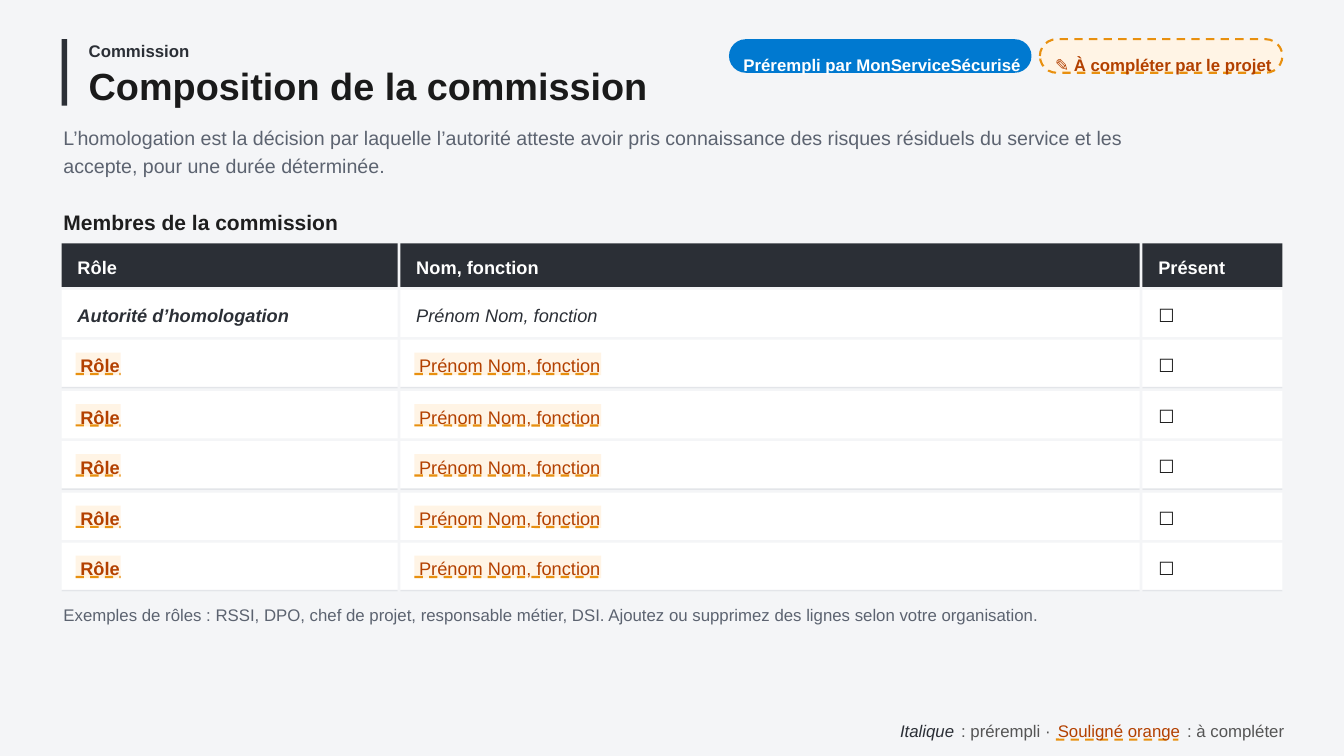
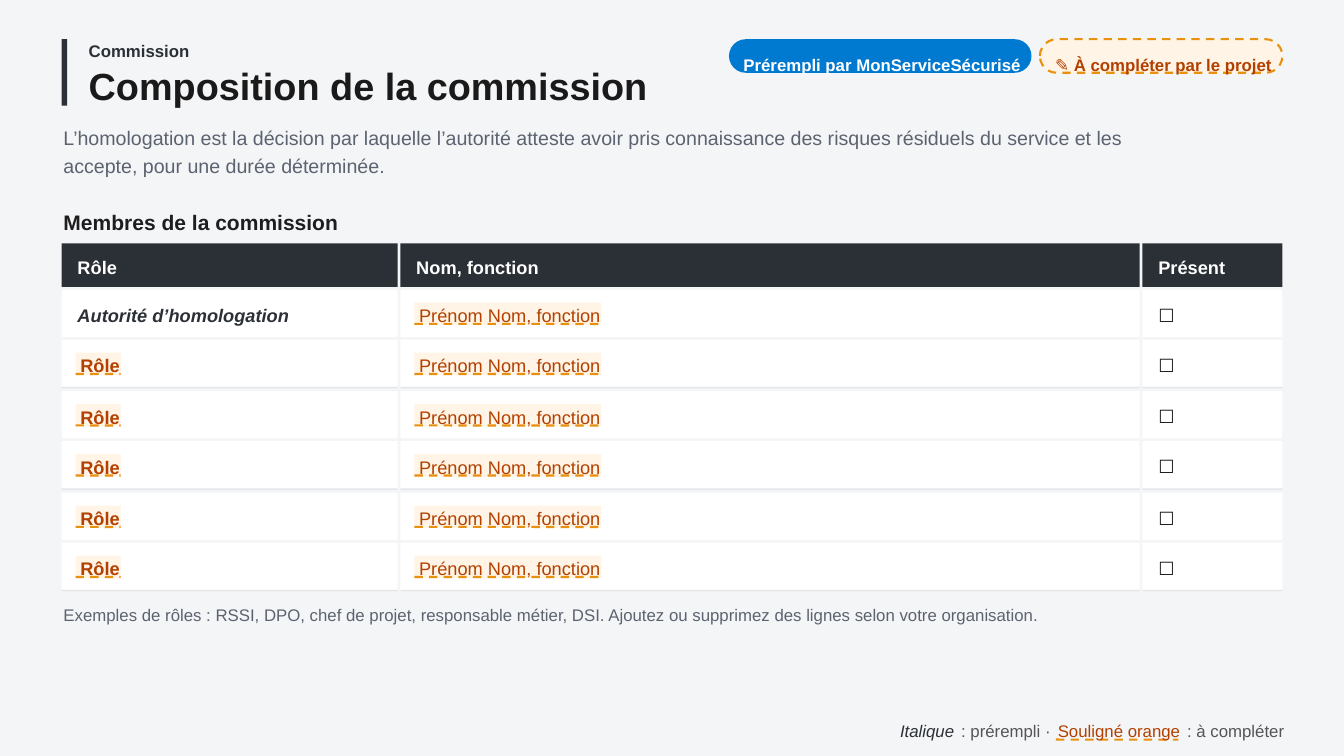
Before and after one commit to betagouv/mon-service-securise, a slide deck: slide 4 of src/vuesPowerpoint/supportCommissionHomologation.pptx. Drawn at 1344x756 pixels with LibreOffice and Linux fonts; fonts in the diff are those of the drawing. Boxes give left, top, right and bottom in pixels: in the first picture for what was removed or moved away, otherwise in the second. Text is boxed around its words. In the diff, an @@ line names an element or a change of style, - is before the commit and + after.

Commit message:
[PPTX] Écrit l'autorité d'homologation sur la nouvelle slide de la commission

```diff
--- a/src/vuesPowerpoint/supportCommissionHomologation.pptx
+++ b/src/vuesPowerpoint/supportCommissionHomologation.pptx
@@ rectangle added at bbox=[415, 302, 601, 325], fill #FFF4E5 @@
@@ line added from (415, 324) to (601, 324), #E8900F 2.25 pt dashed @@
@@ text added at bbox=[419, 308, 598, 325], 19.5 pt, text #B34000 @@
+Prénom Nom, fonction
```
Also in this commit, not shown: 2 other files.
